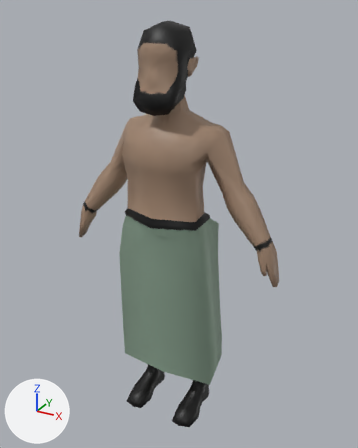
A saved change to the FBX model Assets/Characters/midEnemy_Mesh.fbx.
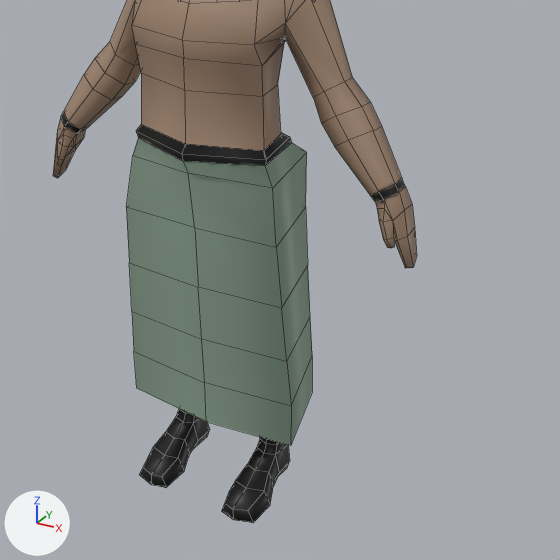
Each version is shown whole from a 50 mm camera at (1.079, -1.847, 1.992) aimed at (0.013, 0.091, 1.024), then close up on the part from 14% to 100% of the width and 31% to 100% of the height. The axes (+X, +Y, +Z) are drawn at lower left. The lights are the same throughout. The close-ups show mesh edges as thin lines.

Names of what the first close-up shows: 'midEnemy_Mesh'.
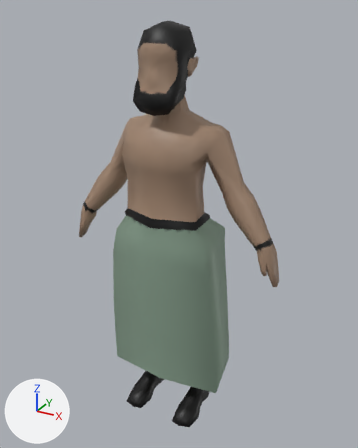
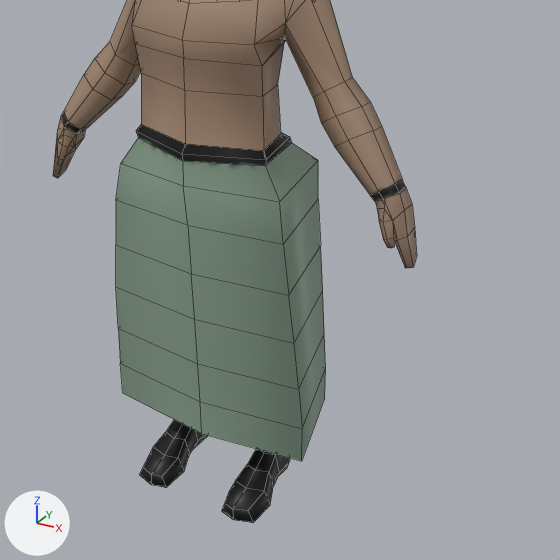
What differs and where, as boxes (x1, y1, x2, y2) in the close-ups (560 x 560 px):
part 1 of me_midenemy_mesh, built on: before (126, 138, 312, 446); after (116, 138, 326, 461)
part 2 of me_midenemy_mesh, surface changed: (182, 159, 408, 472) in both

Edits to the bpy script that builds the scene:
```text
Change me_midenemy_mesh:
    used by ob_midenemy_mesh; location = (0.0, 0.0, 0.0)
    remove me_midenemy_mesh.from_pydata(...)  # 581 vertices, 668 faces; spans x -0.55..0.55, y -0.15..0.23, z -0.01..1.94
    add me_midenemy_mesh.from_pydata(...)  # 587 vertices, 674 faces; spans x -0.55..0.55, y -0.15..0.26, z -0.01..1.94
    me_midenemy_mesh part 1
    6 vertices are removed from x -0.26..0.26, y -0.06..0.23, z 0.22..0.23
    6 faces are deleted
    8 vertices in x -0.18..0.18, y -0.07..0.13, z 0.72..0.87 move by (0.0, 0.0, -0.01)
    4 vertices in x -0.21..0.04, y -0.04..0.11, z 0.7..0.86 move by (0.01, 0.0, -0.01)
    4 vertices in x -0.04..0.21, y -0.04..0.11, z 0.7..0.86 move by (-0.01, 0.0, -0.01)
    4 vertices in x -0.12..0.12, y 0.03..0.12, z 0.17..0.34 move by (0.0, 0.0, 0.01)
    3 vertices in x -0.19..0.06, y 0.05..0.14, z 0.17..0.34 move by (0.01, 0.0, 0.01)
    3 vertices in x -0.06..0.19, y 0.05..0.14, z 0.17..0.34 move by (-0.01, 0.0, 0.01)
    46 vertices move from x -0.26..0.26, y -0.12..0.22, z 0.16..1.05 to x -0.29..0.29, y -0.15..0.24, z 0.18..1.03
    12 vertices are added at x -0.3..0.3, y -0.09..0.26, z 0.2..0.33
    12 new faces join them
    me_midenemy_mesh part 2: 332 kept faces spanning x -0.29..0.55, y -0.15..0.24, z -0.01..1.94 get new texture (UV) coordinates
```
